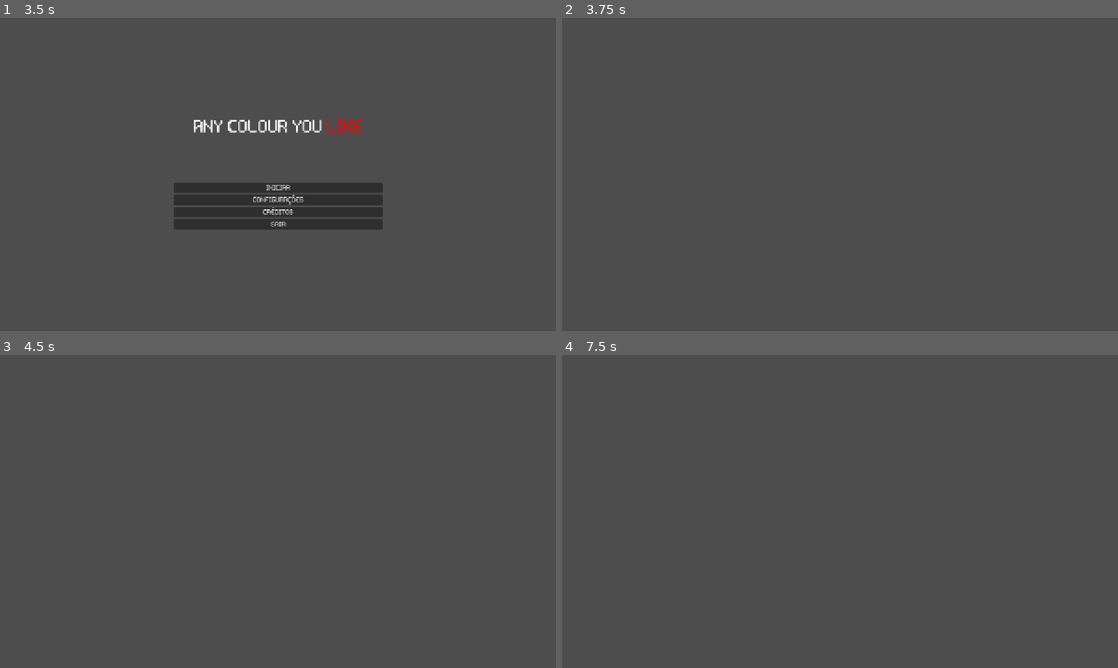
Above: before the commit, frames 1-4 (two rows, left to right).
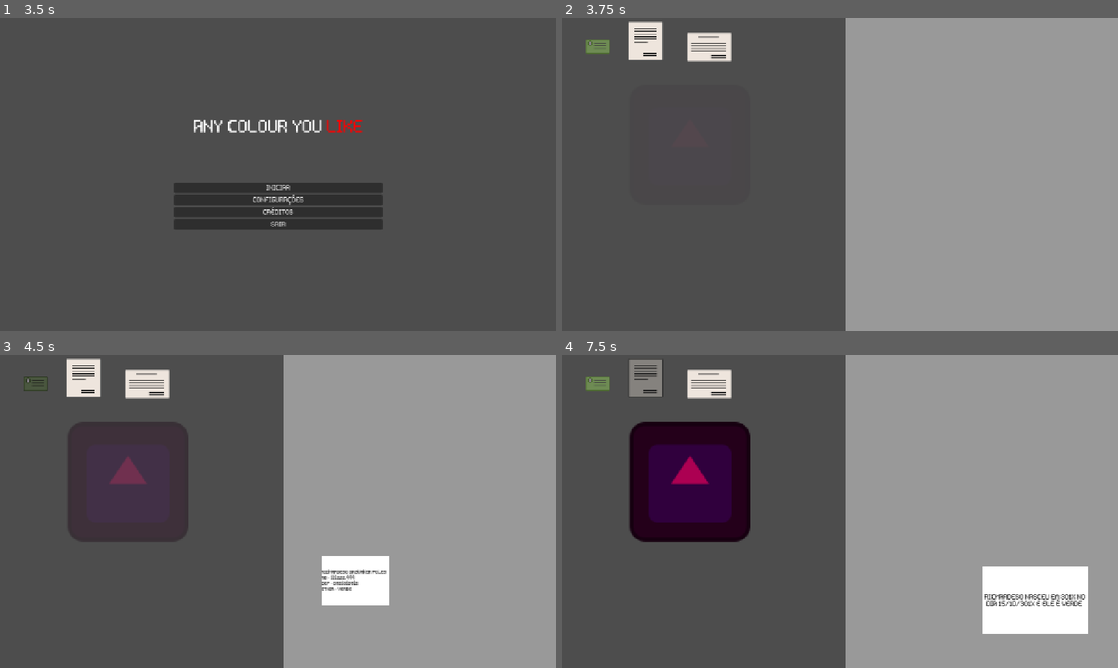
Above: after the commit, the same moments.

Repository: felipemarley/any_colour_you_like
Game: Godot game, scene res://scenes/screens/main_menu.tscn
The game is run twice, just before and just after one commit, with the same random seed, the same clock (stepped at 60 frames per second) and the same inputs. Before the commit the project starts from res://scenes/main_menu.tscn. The engine's default icon, where the game draws it, is replaced by a stand-in: a white triangle on a blue panel in a dark square.
Inputs (mouse positions are in pixels of both pictures, inside the frame that each line leads up to):
- Up to frame 1 (3.5 s): click "CONFIGURAÇÕES" at 0.5 s; click "Voltar" at 1.25 s; click "CRÉDITOS" at 2 s; click "VOLTAR" at 2.75 s
- Up to frame 2 (3.75 s): click "INICIAR" at 3.5 s
- Up to frame 3 (4.5 s): click (38, 389) at 4.27 s
- Up to frame 4 (7.5 s): click (656, 386) at 5.02 s; click (706, 383) at 5.77 s; click (600, 389) at 6.52 s; click (656, 386) at 7.27 s

Frame 1 is identical in both runs. In frame 2, 51% of the frame differs, in the area x 4-100%, y 0-100%; in frame 3, 59%; in frame 4, 59%.

Commit message:
fix: arrumando conflitos

Diff:
--- a/scenes/intro.tscn
+++ /dev/null
@@ -1,3 +0,0 @@
-[gd_scene format=3 uid="uid://r604cl2as62i"]
-
-[node name="Intro" type="Node2D"]
--- a/scenes/main_menu.tscn
+++ /dev/null
@@ -1,214 +0,0 @@
-[gd_scene load_steps=6 format=3 uid="uid://ckvpucirqslln"]
-
-[ext_resource type="Script" uid="uid://bxx5k66m4c3lo" path="res://scripts/main_menu.gd" id="1_l6cm7"]
-[ext_resource type="Script" uid="uid://bsqph3mkw8kn7" path="res://scripts/audio_control.gd" id="2_bqqt6"]
-[ext_resource type="AudioStream" uid="uid://brs1k6x2vupou" path="res://assets/sounds/space-bass-loop.wav" id="4_wu84c"]
-
-[sub_resource type="StyleBoxLine" id="StyleBoxLine_ekxnf"]
-color = Color(1, 1, 1, 1)
-thickness = 4
-
-[sub_resource type="StyleBoxLine" id="StyleBoxLine_bqqt6"]
-color = Color(0.254902, 0.764706, 1, 1)
-thickness = 4
-
-[node name="main_menu" type="Control"]
-layout_mode = 3
-anchors_preset = 15
-anchor_right = 1.0
-anchor_bottom = 1.0
-grow_horizontal = 2
-grow_vertical = 2
-script = ExtResource("1_l6cm7")
-
-[node name="MarginContainer" type="MarginContainer" parent="."]
-layout_mode = 1
-anchors_preset = 15
-anchor_right = 1.0
-anchor_bottom = 1.0
-offset_top = -20.0
-offset_bottom = 20.0
-grow_horizontal = 2
-grow_vertical = 2
-theme_override_constants/margin_left = 400
-theme_override_constants/margin_top = 250
-theme_override_constants/margin_right = 400
-theme_override_constants/margin_bottom = 250
-metadata/_edit_lock_ = true
-
-[node name="MainButtons" type="VBoxContainer" parent="MarginContainer"]
-layout_mode = 2
-
-[node name="titulo" type="RichTextLabel" parent="MarginContainer/MainButtons"]
-layout_mode = 2
-theme_override_font_sizes/normal_font_size = 40
-bbcode_enabled = true
-text = "ANY COLOUR YOU [color=red]LIKE[/color]"
-fit_content = true
-horizontal_alignment = 1
-
-[node name="MarginContainer" type="MarginContainer" parent="MarginContainer/MainButtons"]
-layout_mode = 2
-theme_override_constants/margin_top = 100
-
-[node name="iniciar" type="Button" parent="MarginContainer/MainButtons"]
-layout_mode = 2
-text = "INICIAR"
-
-[node name="configuracoes" type="Button" parent="MarginContainer/MainButtons"]
-layout_mode = 2
-text = "CONFIGURAÇÕES"
-
-[node name="creditos" type="Button" parent="MarginContainer/MainButtons"]
-layout_mode = 2
-text = "CRÉDITOS"
-
-[node name="sair" type="Button" parent="MarginContainer/MainButtons"]
-layout_mode = 2
-text = "SAIR"
-
-[node name="creditos" type="ColorRect" parent="."]
-visible = false
-layout_mode = 1
-anchors_preset = 15
-anchor_right = 1.0
-anchor_bottom = 1.0
-grow_horizontal = 2
-grow_vertical = 2
-color = Color(0, 0, 0, 1)
-
-[node name="texto_creditos" type="RichTextLabel" parent="creditos"]
-layout_mode = 1
-anchors_preset = 14
-anchor_top = 0.5
-anchor_right = 1.0
-anchor_bottom = 0.5
-offset_top = -34.0
-offset_bottom = 34.0
-grow_horizontal = 2
-grow_vertical = 2
-bbcode_enabled = true
-text = "DESENVOLVEDORES DESTA POURRA
-
-FELIPE MARLEY
-SÓ."
-fit_content = true
-horizontal_alignment = 1
-
-[node name="voltar" type="Button" parent="creditos"]
-layout_mode = 1
-anchors_preset = 7
-anchor_left = 0.5
-anchor_top = 1.0
-anchor_right = 0.5
-anchor_bottom = 1.0
-offset_left = -31.5
-offset_top = -146.0
-offset_right = 31.5
-offset_bottom = -121.0
-grow_horizontal = 2
-grow_vertical = 0
-text = "VOLTAR"
-
-[node name="painel_configuracoes" type="Panel" parent="."]
-layout_mode = 1
-anchors_preset = 8
-anchor_left = 0.5
-anchor_top = 0.5
-anchor_right = 0.5
-anchor_bottom = 0.5
-offset_left = -316.0
-offset_top = -83.0
-offset_right = 319.0
-offset_bottom = 196.0
-grow_horizontal = 2
-grow_vertical = 2
-
-[node name="titulo_configuracoes" type="Label" parent="painel_configuracoes"]
-layout_mode = 1
-anchors_preset = 10
-anchor_right = 1.0
-offset_bottom = 86.0
-grow_horizontal = 2
-theme_override_font_sizes/font_size = 32
-text = "Configurações"
-horizontal_alignment = 1
-vertical_alignment = 1
-
-[node name="bttn_voltar" type="Button" parent="painel_configuracoes"]
-layout_mode = 0
-offset_left = 481.0
-offset_top = 228.0
-offset_right = 606.0
-offset_bottom = 253.0
-text = "Voltar"
-
-[node name="VBoxContainer" type="VBoxContainer" parent="painel_configuracoes"]
-layout_mode = 1
-anchors_preset = 8
-anchor_left = 0.5
-anchor_top = 0.5
-anchor_right = 0.5
-anchor_bottom = 0.5
-offset_left = -204.0
-offset_top = -61.5
-offset_right = 204.0
-offset_bottom = 61.5
-grow_horizontal = 2
-grow_vertical = 2
-theme_override_constants/separation = 44
-
-[node name="HBoxContainer" type="HBoxContainer" parent="painel_configuracoes/VBoxContainer"]
-layout_mode = 2
-theme_override_constants/separation = 15
-
-[node name="Label" type="Label" parent="painel_configuracoes/VBoxContainer/HBoxContainer"]
-layout_mode = 2
-text = "Música"
-
-[node name="MusicControl" type="HSlider" parent="painel_configuracoes/VBoxContainer/HBoxContainer"]
-layout_mode = 2
-size_flags_horizontal = 3
-theme_override_styles/slider = SubResource("StyleBoxLine_ekxnf")
-theme_override_styles/grabber_area = SubResource("StyleBoxLine_bqqt6")
-theme_override_styles/grabber_area_highlight = SubResource("StyleBoxLine_bqqt6")
-max_value = 1.0
-step = 0.05
-value = 1.0
-script = ExtResource("2_bqqt6")
-audio_bus_name = "Music"
-
-[node name="HBoxContainer2" type="HBoxContainer" parent="painel_configuracoes/VBoxContainer"]
-layout_mode = 2
-theme_override_constants/separation = 38
-
-[node name="Label" type="Label" parent="painel_configuracoes/VBoxContainer/HBoxContainer2"]
-layout_mode = 2
-text = "SFX
-"
-
-[node name="SFXControl" type="HSlider" parent="painel_configuracoes/VBoxContainer/HBoxContainer2"]
-layout_mode = 2
-size_flags_horizontal = 3
-theme_override_styles/slider = SubResource("StyleBoxLine_ekxnf")
-theme_override_styles/grabber_area = SubResource("StyleBoxLine_bqqt6")
-theme_override_styles/grabber_area_highlight = SubResource("StyleBoxLine_bqqt6")
-max_value = 1.0
-step = 0.05
-value = 1.0
-script = ExtResource("2_bqqt6")
-audio_bus_name = "SFX"
-
-[node name="AudioMusic" type="AudioStreamPlayer2D" parent="."]
-stream = ExtResource("4_wu84c")
-autoplay = true
-bus = &"Music"
-
-[connection signal="pressed" from="MarginContainer/MainButtons/iniciar" to="." method="_on_iniciar_pressed"]
-[connection signal="pressed" from="MarginContainer/MainButtons/configuracoes" to="." method="_on_configuracoes_pressed"]
-[connection signal="pressed" from="MarginContainer/MainButtons/creditos" to="." method="_on_creditos_pressed"]
-[connection signal="pressed" from="MarginContainer/MainButtons/sair" to="." method="_on_sair_pressed"]
-[connection signal="pressed" from="creditos/voltar" to="." method="_on_voltar_pressed"]
-[connection signal="pressed" from="painel_configuracoes/bttn_voltar" to="." method="_on_bttn_voltar_das_configs_pressed"]
-[connection signal="value_changed" from="painel_configuracoes/VBoxContainer/HBoxContainer/MusicControl" to="painel_configuracoes/VBoxContainer/HBoxContainer/MusicControl" method="_on_value_changed"]
-[connection signal="value_changed" from="painel_configuracoes/VBoxContainer/HBoxContainer2/SFXControl" to="painel_configuracoes/VBoxContainer/HBoxContainer2/SFXControl" method="_on_value_changed"]
--- a/scenes/screens/main_menu.tscn
+++ b/scenes/screens/main_menu.tscn
@@ -1,6 +1,16 @@
-[gd_scene load_steps=2 format=3 uid="uid://co34ki226ahld"]
+[gd_scene load_steps=6 format=3 uid="uid://ckvpucirqslln"]
 
 [ext_resource type="Script" uid="uid://bxx5k66m4c3lo" path="res://scripts/main_menu.gd" id="1_dxijm"]
+[ext_resource type="Script" uid="uid://bsqph3mkw8kn7" path="res://scripts/audio_control.gd" id="2_idsrk"]
+[ext_resource type="AudioStream" uid="uid://brs1k6x2vupou" path="res://assets/sounds/space-bass-loop.wav" id="3_5weqt"]
+
+[sub_resource type="StyleBoxLine" id="StyleBoxLine_ekxnf"]
+color = Color(1, 1, 1, 1)
+thickness = 4
+
+[sub_resource type="StyleBoxLine" id="StyleBoxLine_bqqt6"]
+color = Color(0.254902, 0.764706, 1, 1)
+thickness = 4
 
 [node name="main_menu" type="Control"]
 layout_mode = 3
@@ -16,6 +26,8 @@
 anchors_preset = 15
 anchor_right = 1.0
 anchor_bottom = 1.0
+offset_top = -20.0
+offset_bottom = 20.0
 grow_horizontal = 2
 grow_vertical = 2
 theme_override_constants/margin_left = 400
@@ -105,10 +117,10 @@
 anchor_top = 0.5
 anchor_right = 0.5
 anchor_bottom = 0.5
-offset_left = -310.0
-offset_top = -197.5
-offset_right = 310.0
-offset_bottom = 197.5
+offset_left = -316.0
+offset_top = -83.0
+offset_right = 319.0
+offset_bottom = 196.0
 grow_horizontal = 2
 grow_vertical = 2
 
@@ -123,8 +135,80 @@
 horizontal_alignment = 1
 vertical_alignment = 1
 
+[node name="bttn_voltar" type="Button" parent="painel_configuracoes"]
+layout_mode = 0
+offset_left = 481.0
+offset_top = 228.0
+offset_right = 606.0
+offset_bottom = 253.0
+text = "Voltar"
+
+[node name="VBoxContainer" type="VBoxContainer" parent="painel_configuracoes"]
+layout_mode = 1
+anchors_preset = 8
+anchor_left = 0.5
+anchor_top = 0.5
+anchor_right = 0.5
+anchor_bottom = 0.5
+offset_left = -204.0
+offset_top = -61.5
+offset_right = 204.0
+offset_bottom = 61.5
+grow_horizontal = 2
+grow_vertical = 2
+theme_override_constants/separation = 44
+
+[node name="HBoxContainer" type="HBoxContainer" parent="painel_configuracoes/VBoxContainer"]
+layout_mode = 2
+theme_override_constants/separation = 15
+
+[node name="Label" type="Label" parent="painel_configuracoes/VBoxContainer/HBoxContainer"]
+layout_mode = 2
+text = "Música"
+
+[node name="MusicControl" type="HSlider" parent="painel_configuracoes/VBoxContainer/HBoxContainer"]
+layout_mode = 2
+size_flags_horizontal = 3
+theme_override_styles/slider = SubResource("StyleBoxLine_ekxnf")
+theme_override_styles/grabber_area = SubResource("StyleBoxLine_bqqt6")
+theme_override_styles/grabber_area_highlight = SubResource("StyleBoxLine_bqqt6")
+max_value = 1.0
+step = 0.05
+value = 1.0
+script = ExtResource("2_idsrk")
+audio_bus_name = "Music"
+
+[node name="HBoxContainer2" type="HBoxContainer" parent="painel_configuracoes/VBoxContainer"]
+layout_mode = 2
+theme_override_constants/separation = 38
+
+[node name="Label" type="Label" parent="painel_configuracoes/VBoxContainer/HBoxContainer2"]
+layout_mode = 2
+text = "SFX
+"
+
+[node name="SFXControl" type="HSlider" parent="painel_configuracoes/VBoxContainer/HBoxContainer2"]
+layout_mode = 2
+size_flags_horizontal = 3
+theme_override_styles/slider = SubResource("StyleBoxLine_ekxnf")
+theme_override_styles/grabber_area = SubResource("StyleBoxLine_bqqt6")
+theme_override_styles/grabber_area_highlight = SubResource("StyleBoxLine_bqqt6")
+max_value = 1.0
+step = 0.05
+value = 1.0
+script = ExtResource("2_idsrk")
+audio_bus_name = "SFX"
+
+[node name="AudioMusic" type="AudioStreamPlayer2D" parent="."]
+stream = ExtResource("3_5weqt")
+autoplay = true
+bus = &"Music"
+
 [connection signal="pressed" from="MarginContainer/MainButtons/iniciar" to="." method="_on_iniciar_pressed"]
-[connection signal="pressed" from="MarginContainer/MainButtons/configuracoes" to="." method="_on_iniciar_pressed"]
+[connection signal="pressed" from="MarginContainer/MainButtons/configuracoes" to="." method="_on_configuracoes_pressed"]
 [connection signal="pressed" from="MarginContainer/MainButtons/creditos" to="." method="_on_creditos_pressed"]
 [connection signal="pressed" from="MarginContainer/MainButtons/sair" to="." method="_on_sair_pressed"]
 [connection signal="pressed" from="creditos/voltar" to="." method="_on_voltar_pressed"]
+[connection signal="pressed" from="painel_configuracoes/bttn_voltar" to="." method="_on_bttn_voltar_das_configs_pressed"]
+[connection signal="value_changed" from="painel_configuracoes/VBoxContainer/HBoxContainer/MusicControl" to="painel_configuracoes/VBoxContainer/HBoxContainer/MusicControl" method="_on_value_changed"]
+[connection signal="value_changed" from="painel_configuracoes/VBoxContainer/HBoxContainer2/SFXControl" to="painel_configuracoes/VBoxContainer/HBoxContainer2/SFXControl" method="_on_value_changed"]
--- a/scripts/main_menu.gd
+++ b/scripts/main_menu.gd
@@ -10,7 +10,9 @@
 
 
 func _on_iniciar_pressed() -> void:
-	get_tree().change_scene_to_file("res://scenes/intro.tscn")
+	#get_tree().change_scene_to_file("res://scenes/intro.tscn")
+	get_tree().change_scene_to_file("res://scenes/screens/game.tscn")
+
 
 func _ready() -> void:
 	main_buttons.visible = true
